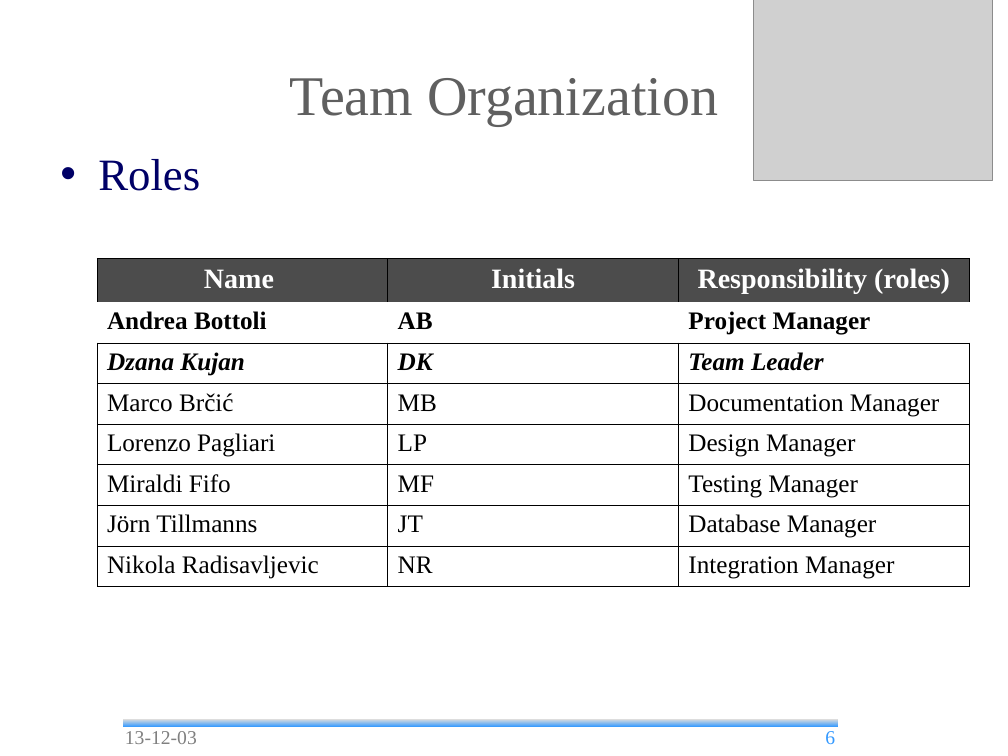
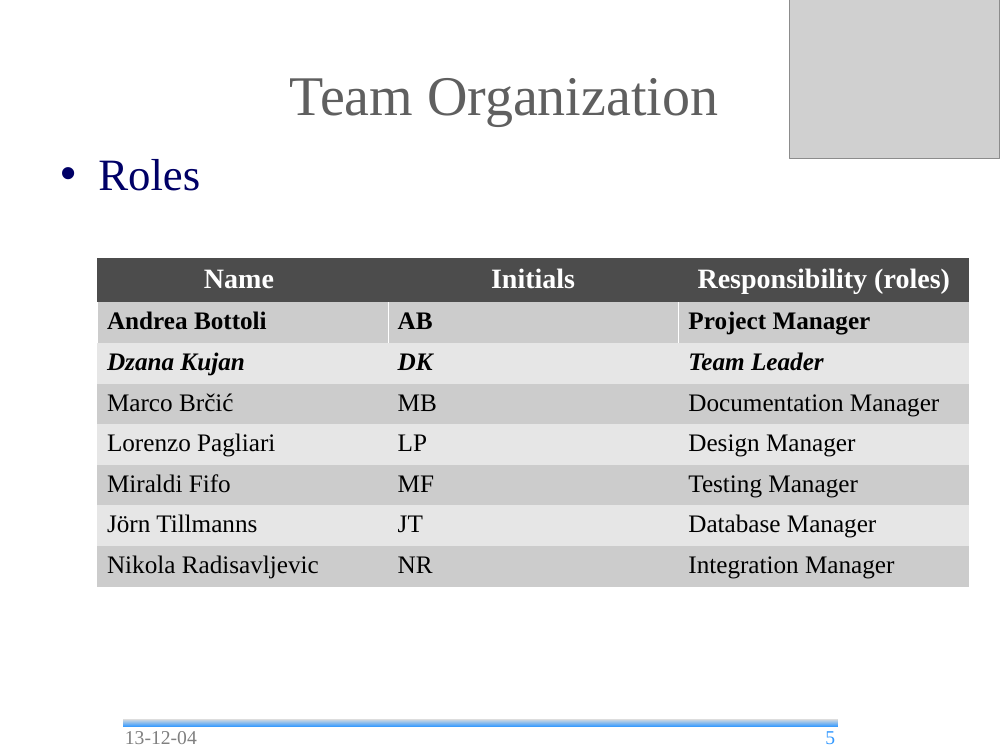
Before and after one commit to andrea-bottoli/DSD, a slide deck: slide 5 of Documentation/Presentations/Status_Report_2.odp (slide 6 before the commit). Drawn at 1008x756 pixels with LibreOffice and Linux fonts; fonts in the diff are those of the drawing; grey boxes stand for pictures; background and template pictures are left out. Boxes give left, top, right and bottom in pixels: in the first picture for what was removed or moved away, otherwise in the second. Text is boxed around its words. In the diff, an @@ line names an element or a change of style, - is before the commit and + after.

```diff
--- a/Documentation/Presentations/Status_Report_2.odp
+++ b/Documentation/Presentations/Status_Report_2.odp
@@ picture: place and size @@
-picture at [754,0,992,180]
+picture at [789,0,999,158]
@@ table at [97,258,969,587] @@
@@ fill none to #CCCCCC in 12 cells @@
@@ fill none to #E6E6E6 in 9 cells @@
@@ borders changed @@
@@ text at [125,731,197,744]: text changed @@
-13-12-03
+13-12-04
@@ page number at [825,731,835,744]: text changed @@
-6
+5
```
Also in this commit, not shown: 20 other slides changed, 11 slides added, 14 slides removed, 1 other file.
